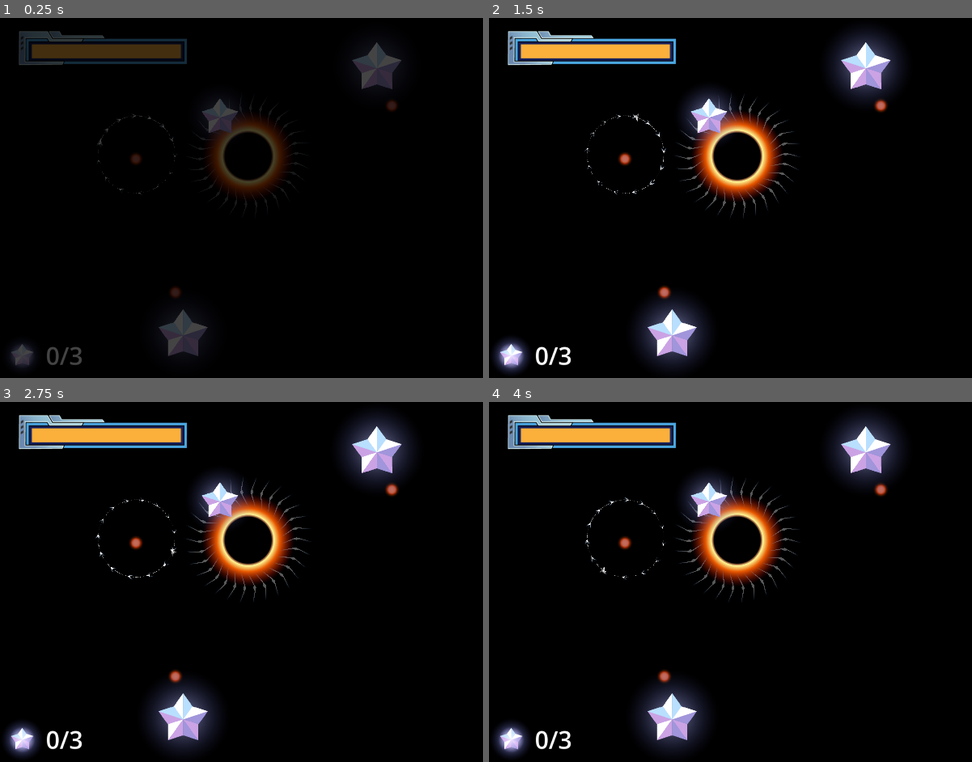
Above: before the commit, frames 1-4 (two rows, left to right).
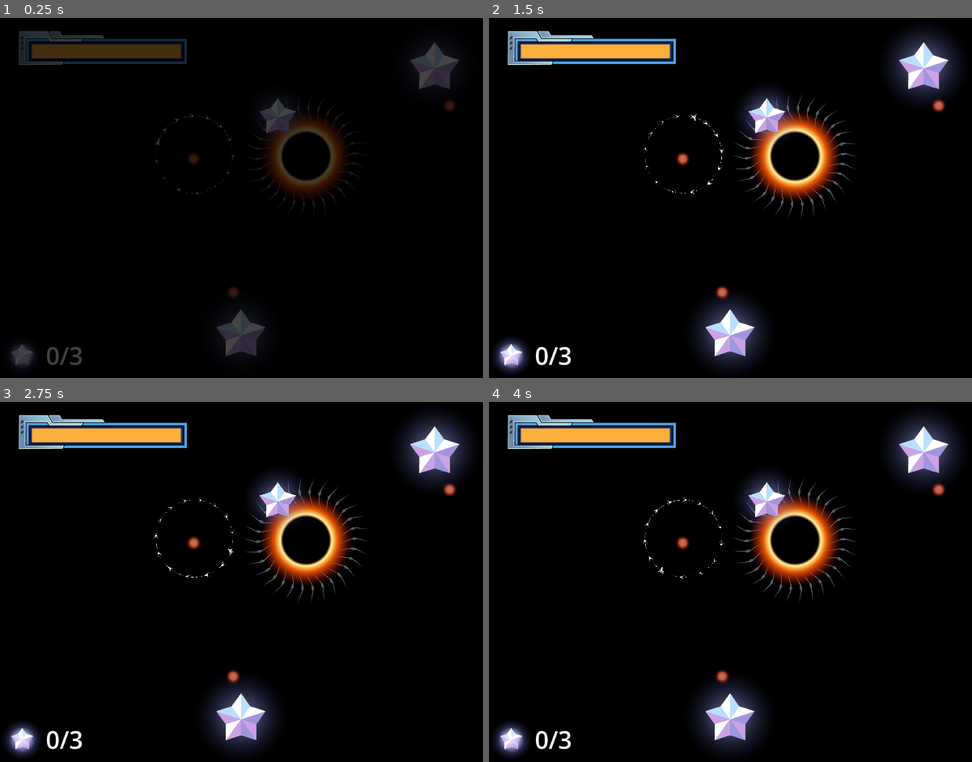
Above: after the commit, the same moments.

Repository: revanj/AstronautAndOrbit
Game: Godot game, scene res://TestLevels/TestBlackholeSlingshot.tscn
Same seed, same stepped clock (60 frames per second), same inputs: the game is played once before the commit and once after it. This scene is started directly instead of the project's main scene. The engine's default icon, where the game draws it, is replaced by a stand-in: a white triangle on a blue panel in a dark square.
Inputs (mouse positions are in pixels of both pictures, inside the frame that each line leads up to):
- Up to frame 1 (0.25 s): no input
- Up to frame 2 (1.5 s): move the mouse to (952, 176) at 0.52 s; hold D (thruster_right_turn) 0.53-1.25 s; click (952, 176) at 0.67 s; click (952, 176) at 0.77 s; drag from (682, 212) to (880, 104) at 1.27 s
- Up to frame 3 (2.75 s): move the mouse to (386, 499) at 2.02 s; hold D (thruster_right_turn) from 2.03 s (still down)
- Up to frame 4 (4 s): release D (thruster_right_turn) at 2.75 s; drag from (778, 654) to (880, 488) at 2.77 s; move the mouse to (outside the picture) at 3.52 s; hold A (thruster_left_turn) from 3.53 s (still down); click (outside the picture) at 3.77 s

The runs differ from the first frame. In frame 1, 7.1% of the frame differs, in the area x 20-96%, y 6-94%; in frame 2, 15%; in frame 3, 15%; in frame 4, 15%, in the area x 19-98%, y 3-98%.

Commit message:
functional chapter select menu

Diff:
--- /dev/null
+++ b/Art/Resources/pure_black.tres
@@ -0,0 +1,7 @@
+[gd_resource type="GradientTexture1D" load_steps=2 format=3 uid="uid://cat8t136iswfs"]
+
+[sub_resource type="Gradient" id="Gradient_sy0ei"]
+colors = PackedColorArray(0, 0, 0, 1, 0, 0, 0, 1)
+
+[resource]
+gradient = SubResource("Gradient_sy0ei")
--- a/Prefabs/UI/LevelSelectPanel.tscn
+++ b/Prefabs/UI/LevelSelectPanel.tscn
@@ -1,8 +1,9 @@
-[gd_scene load_steps=9 format=3 uid="uid://yqgqpxn0a40q"]
+[gd_scene load_steps=10 format=3 uid="uid://yqgqpxn0a40q"]
 
 [ext_resource type="Theme" uid="uid://bqoweilw2b87q" path="res://Art/Resources/ui_theme.tres" id="1_bswdd"]
 [ext_resource type="Script" path="res://Scripts/LevelSelectPanel.gd" id="2_0forn"]
 [ext_resource type="Texture2D" uid="uid://ep8bt4mrb05c" path="res://Art/UI/LevelSnapshots/TripleStarShift.png" id="3_1gqg0"]
+[ext_resource type="Texture2D" uid="uid://cat8t136iswfs" path="res://Art/Resources/pure_black.tres" id="3_5a7al"]
 
 [sub_resource type="StyleBoxEmpty" id="StyleBoxEmpty_4bwqk"]
 
@@ -10,7 +11,8 @@
 
 [sub_resource type="StyleBoxEmpty" id="StyleBoxEmpty_cv1ek"]
 
-[sub_resource type="StyleBoxEmpty" id="StyleBoxEmpty_datuk"]
+[sub_resource type="StyleBoxFlat" id="StyleBoxFlat_8fgoo"]
+bg_color = Color(0.0627451, 0.0627451, 0.0627451, 0.792157)
 
 [sub_resource type="StyleBoxEmpty" id="StyleBoxEmpty_esl6t"]
 
@@ -22,6 +24,35 @@
 size_flags_horizontal = 3
 theme = ExtResource("1_bswdd")
 script = ExtResource("2_0forn")
+placeholder_texture = ExtResource("3_5a7al")
+level_description = null
+
+[node name="MarginContainer" type="MarginContainer" parent="."]
+layout_mode = 1
+anchors_preset = 15
+anchor_right = 1.0
+anchor_bottom = 1.0
+grow_horizontal = 2
+grow_vertical = 2
+theme_override_constants/margin_left = 20
+theme_override_constants/margin_top = 20
+theme_override_constants/margin_right = 20
+theme_override_constants/margin_bottom = 50
+
+[node name="TextureRect" type="TextureRect" parent="MarginContainer"]
+layout_mode = 2
+texture = ExtResource("3_1gqg0")
+expand_mode = 2
+
+[node name="Label" type="Label" parent="."]
+layout_mode = 0
+offset_left = 26.0
+offset_top = 224.0
+offset_right = 365.0
+offset_bottom = 271.0
+theme_override_font_sizes/font_size = 28
+text = "Something"
+horizontal_alignment = 1
 
 [node name="Button" type="Button" parent="."]
 layout_mode = 1
@@ -33,31 +64,7 @@
 theme_override_styles/normal = SubResource("StyleBoxEmpty_4bwqk")
 theme_override_styles/hover = SubResource("StyleBoxEmpty_3apxn")
 theme_override_styles/pressed = SubResource("StyleBoxEmpty_cv1ek")
-theme_override_styles/disabled = SubResource("StyleBoxEmpty_datuk")
+theme_override_styles/disabled = SubResource("StyleBoxFlat_8fgoo")
 theme_override_styles/focus = SubResource("StyleBoxEmpty_esl6t")
 
-[node name="TextureRect" type="TextureRect" parent="."]
-layout_mode = 1
-anchors_preset = 15
-anchor_right = 1.0
-anchor_bottom = 1.0
-offset_left = 26.0
-offset_top = 25.0
-offset_right = -23.0
-offset_bottom = -62.51
-grow_horizontal = 2
-grow_vertical = 2
-texture = ExtResource("3_1gqg0")
-expand_mode = 2
-
-[node name="Label" type="Label" parent="."]
-layout_mode = 0
-offset_left = 26.0
-offset_top = 216.0
-offset_right = 365.0
-offset_bottom = 263.0
-theme_override_font_sizes/font_size = 31
-text = "Something"
-horizontal_alignment = 1
-
 [connection signal="pressed" from="Button" to="." method="_on_button_pressed"]
--- a/Scenes/ChapterSelect.tscn
+++ b/Scenes/ChapterSelect.tscn
@@ -1,7 +1,15 @@
-[gd_scene load_steps=4 format=3 uid="uid://cmj62u51f6fbd"]
+[gd_scene load_steps=12 format=3 uid="uid://cmj62u51f6fbd"]
 
 [ext_resource type="PackedScene" uid="uid://yqgqpxn0a40q" path="res://Prefabs/UI/LevelSelectPanel.tscn" id="1_f7xqw"]
-[ext_resource type="Theme" uid="uid://bqoweilw2b87q" path="res://Art/Resources/ui_theme.tres" id="1_gnh1n"]
+[ext_resource type="Texture2D" uid="uid://xohk6kieif14" path="res://Art/UI/LevelSnapshots/BlackHole.png" id="2_6c785"]
+[ext_resource type="Texture2D" uid="uid://d3rqv12m6gxxx" path="res://Art/UI/LevelSnapshots/OrbitalCorrection.png" id="2_ma88k"]
+[ext_resource type="Texture2D" uid="uid://0h23wh20b621" path="res://Art/UI/LevelSnapshots/SimpleStarshift.png" id="3_1loyy"]
+[ext_resource type="Texture2D" uid="uid://ep8bt4mrb05c" path="res://Art/UI/LevelSnapshots/TripleStarShift.png" id="4_vssva"]
+[ext_resource type="Texture2D" uid="uid://rvlaecwarhtc" path="res://Art/UI/LevelSnapshots/LimitedFuelStarShift.png" id="5_27iqc"]
+[ext_resource type="Texture2D" uid="uid://2rgi2r70t7sr" path="res://Art/UI/LevelSnapshots/TestPulsars.png" id="6_3wing"]
+[ext_resource type="Texture2D" uid="uid://b0ehydynklgnw" path="res://Art/UI/LevelSnapshots/TestWormhole.png" id="7_hced5"]
+[ext_resource type="Texture2D" uid="uid://wmstou1xqa4k" path="res://Art/UI/LevelSnapshots/WormholeRedirect.png" id="8_kqwvn"]
+[ext_resource type="Texture2D" uid="uid://d2x5wcvn7a4h5" path="res://Art/UI/LevelSnapshots/Zigzag.png" id="9_agigw"]
 
 [sub_resource type="Theme" id="Theme_ie2we"]
 
@@ -17,10 +25,11 @@
 layout_mode = 0
 offset_right = 1919.0
 offset_bottom = 1086.0
+dragger_visibility = 2
 
 [node name="Label" type="Label" parent="VSplitContainer"]
 layout_mode = 2
-theme_override_font_sizes/font_size = 60
+theme_override_font_sizes/font_size = 85
 text = "Chapter Select
 "
 horizontal_alignment = 1
@@ -47,69 +56,69 @@
 
 [node name="Panel" parent="VSplitContainer/ScrollContainer/MarginContainer/GridContainer" instance=ExtResource("1_f7xqw")]
 layout_mode = 2
+level_path = "res://TestLevels/TestOrbitalCorrection.tscn"
+level_thumbnail = ExtResource("2_ma88k")
+level_description = "Orbital Correction"
 
-[node name="Panel2" type="Panel" parent="VSplitContainer/ScrollContainer/MarginContainer/GridContainer"]
-custom_minimum_size = Vector2(0, 276.51)
+[node name="Panel2" parent="VSplitContainer/ScrollContainer/MarginContainer/GridContainer" instance=ExtResource("1_f7xqw")]
 layout_mode = 2
-size_flags_horizontal = 3
-theme = ExtResource("1_gnh1n")
+level_path = "res://TestLevels/TestSimpleSlingshot.tscn"
+level_thumbnail = ExtResource("3_1loyy")
+level_description = "Star Shift"
 
-[node name="Panel3" type="Panel" parent="VSplitContainer/ScrollContainer/MarginContainer/GridContainer"]
-custom_minimum_size = Vector2(0, 276.51)
+[node name="Panel3" parent="VSplitContainer/ScrollContainer/MarginContainer/GridContainer" instance=ExtResource("1_f7xqw")]
 layout_mode = 2
-size_flags_horizontal = 3
-theme = ExtResource("1_gnh1n")
+level_path = "res://TestLevels/TestMultipleSlingshot.tscn"
+level_thumbnail = ExtResource("4_vssva")
+level_description = "Triple Starshift"
 
-[node name="Panel4" type="Panel" parent="VSplitContainer/ScrollContainer/MarginContainer/GridContainer"]
-custom_minimum_size = Vector2(0, 276.51)
+[node name="Panel4" parent="VSplitContainer/ScrollContainer/MarginContainer/GridContainer" instance=ExtResource("1_f7xqw")]
 layout_mode = 2
-size_flags_horizontal = 3
-theme = ExtResource("1_gnh1n")
+level_path = "res://TestLevels/TestThrusterStarShift.tscn"
+level_thumbnail = ExtResource("5_27iqc")
+level_description = "Limited Fuel"
 
-[node name="Panel5" type="Panel" parent="VSplitContainer/ScrollContainer/MarginContainer/GridContainer"]
-custom_minimum_size = Vector2(0, 276.51)
+[node name="Panel5" parent="VSplitContainer/ScrollContainer/MarginContainer/GridContainer" instance=ExtResource("1_f7xqw")]
 layout_mode = 2
-size_flags_horizontal = 3
-theme = ExtResource("1_gnh1n")
+level_path = "res://TestLevels/TestPulsars.tscn"
+level_thumbnail = ExtResource("6_3wing")
+level_description = "Pulsars"
 
-[node name="Panel6" type="Panel" parent="VSplitContainer/ScrollContainer/MarginContainer/GridContainer"]
-custom_minimum_size = Vector2(0, 276.51)
+[node name="Panel6" parent="VSplitContainer/ScrollContainer/MarginContainer/GridContainer" instance=ExtResource("1_f7xqw")]
 layout_mode = 2
-size_flags_horizontal = 3
-theme = ExtResource("1_gnh1n")
+level_path = "res://TestLevels/TestWormHole.tscn"
+level_thumbnail = ExtResource("7_hced5")
+level_description = "Wormholes"
 
-[node name="Panel7" type="Panel" parent="VSplitContainer/ScrollContainer/MarginContainer/GridContainer"]
-custom_minimum_size = Vector2(0, 276.51)
+[node name="Panel7" parent="VSplitContainer/ScrollContainer/MarginContainer/GridContainer" instance=ExtResource("1_f7xqw")]
 layout_mode = 2
-size_flags_horizontal = 3
-theme = ExtResource("1_gnh1n")
+level_path = "res://TestLevels/TestWormHoleRedirection.tscn"
+level_thumbnail = ExtResource("8_kqwvn")
+level_description = "Redirection"
 
-[node name="Panel8" type="Panel" parent="VSplitContainer/ScrollContainer/MarginContainer/GridContainer"]
-custom_minimum_size = Vector2(0, 276.51)
+[node name="Panel8" parent="VSplitContainer/ScrollContainer/MarginContainer/GridContainer" instance=ExtResource("1_f7xqw")]
 layout_mode = 2
-size_flags_horizontal = 3
-theme = ExtResource("1_gnh1n")
+level_path = "res://TestLevels/TestZigZag.tscn"
+level_thumbnail = ExtResource("9_agigw")
+level_description = "Zigzag"
 
-[node name="Panel9" type="Panel" parent="VSplitContainer/ScrollContainer/MarginContainer/GridContainer"]
-custom_minimum_size = Vector2(0, 276.51)
+[node name="Panel9" parent="VSplitContainer/ScrollContainer/MarginContainer/GridContainer" instance=ExtResource("1_f7xqw")]
 layout_mode = 2
-size_flags_horizontal = 3
-theme = ExtResource("1_gnh1n")
+level_path = "res://TestLevels/TestBlackholeSlingshot.tscn"
+level_thumbnail = ExtResource("2_6c785")
+level_description = "Through the Ergosphere"
 
-[node name="Panel10" type="Panel" parent="VSplitContainer/ScrollContainer/MarginContainer/GridContainer"]
-custom_minimum_size = Vector2(0, 276.51)
+[node name="Panel10" parent="VSplitContainer/ScrollContainer/MarginContainer/GridContainer" instance=ExtResource("1_f7xqw")]
 layout_mode = 2
-size_flags_horizontal = 3
-theme = ExtResource("1_gnh1n")
+disabled = true
+level_description = ""
 
-[node name="Panel11" type="Panel" parent="VSplitContainer/ScrollContainer/MarginContainer/GridContainer"]
-custom_minimum_size = Vector2(0, 276.51)
+[node name="Panel11" parent="VSplitContainer/ScrollContainer/MarginContainer/GridContainer" instance=ExtResource("1_f7xqw")]
 layout_mode = 2
-size_flags_horizontal = 3
-theme = ExtResource("1_gnh1n")
+disabled = true
+level_description = ""
 
-[node name="Panel12" type="Panel" parent="VSplitContainer/ScrollContainer/MarginContainer/GridContainer"]
-custom_minimum_size = Vector2(0, 276.51)
+[node name="Panel12" parent="VSplitContainer/ScrollContainer/MarginContainer/GridContainer" instance=ExtResource("1_f7xqw")]
 layout_mode = 2
-size_flags_horizontal = 3
-theme = ExtResource("1_gnh1n")
+disabled = true
+level_description = ""
--- a/Scripts/LevelSelectPanel.gd
+++ b/Scripts/LevelSelectPanel.gd
@@ -1,6 +1,26 @@
+@tool
 extends Panel
 
 @export var level_path: String
+@export var level_thumbnail: Texture:
+	set(value):
+		level_thumbnail = value
+		$MarginContainer/TextureRect.texture = value
+
+@export var disabled: bool:
+	set(value):
+		disabled = value
+		$Button.disabled = value
+		if value:
+			$Label.text = "Coming Soon"
+			$MarginContainer/TextureRect.texture = placeholder_texture
+
+@export var placeholder_texture: Texture
+
+@export var level_description: String:
+	set(value):
+		level_description = value
+		$Label.text = value
 
 func _on_button_pressed():
 	get_tree().change_scene_to_file(level_path)
--- a/TestLevels/TestBlackholeSlingshot.tscn
+++ b/TestLevels/TestBlackholeSlingshot.tscn
@@ -65,17 +65,17 @@
 scale = Vector2(0.67907, 0.67907)
 
 [node name="Camera2D" parent="." index="4"]
-position = Vector2(344, 182)
+position = Vector2(80, 182)
 zoom = Vector2(0.65, 0.65)
 
 [node name="CollisionShape2D" parent="DeathArea" index="0"]
 position = Vector2(321, 1061)
 
 [node name="CollisionShape2D2" parent="DeathArea" index="1"]
-position = Vector2(-1207, -14)
+position = Vector2(-1480, -14)
 
 [node name="CollisionShape2D3" parent="DeathArea" index="2"]
-position = Vector2(1858, -6)
+position = Vector2(1632, -6)
 
 [node name="CollisionShape2D4" parent="DeathArea" index="3"]
 position = Vector2(123, -685)
Binary file added: Art/UI/LevelSnapshots/BlackHole.png
Not shown, added: Art/UI/LevelSnapshots/BlackHole.png.import
